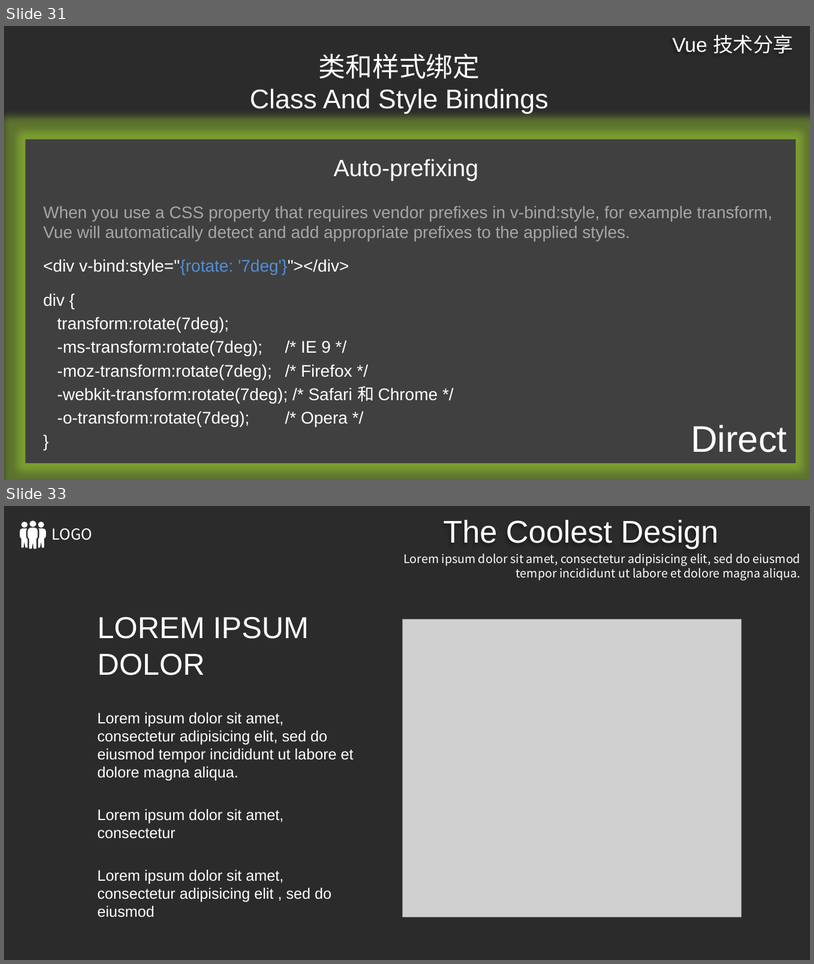
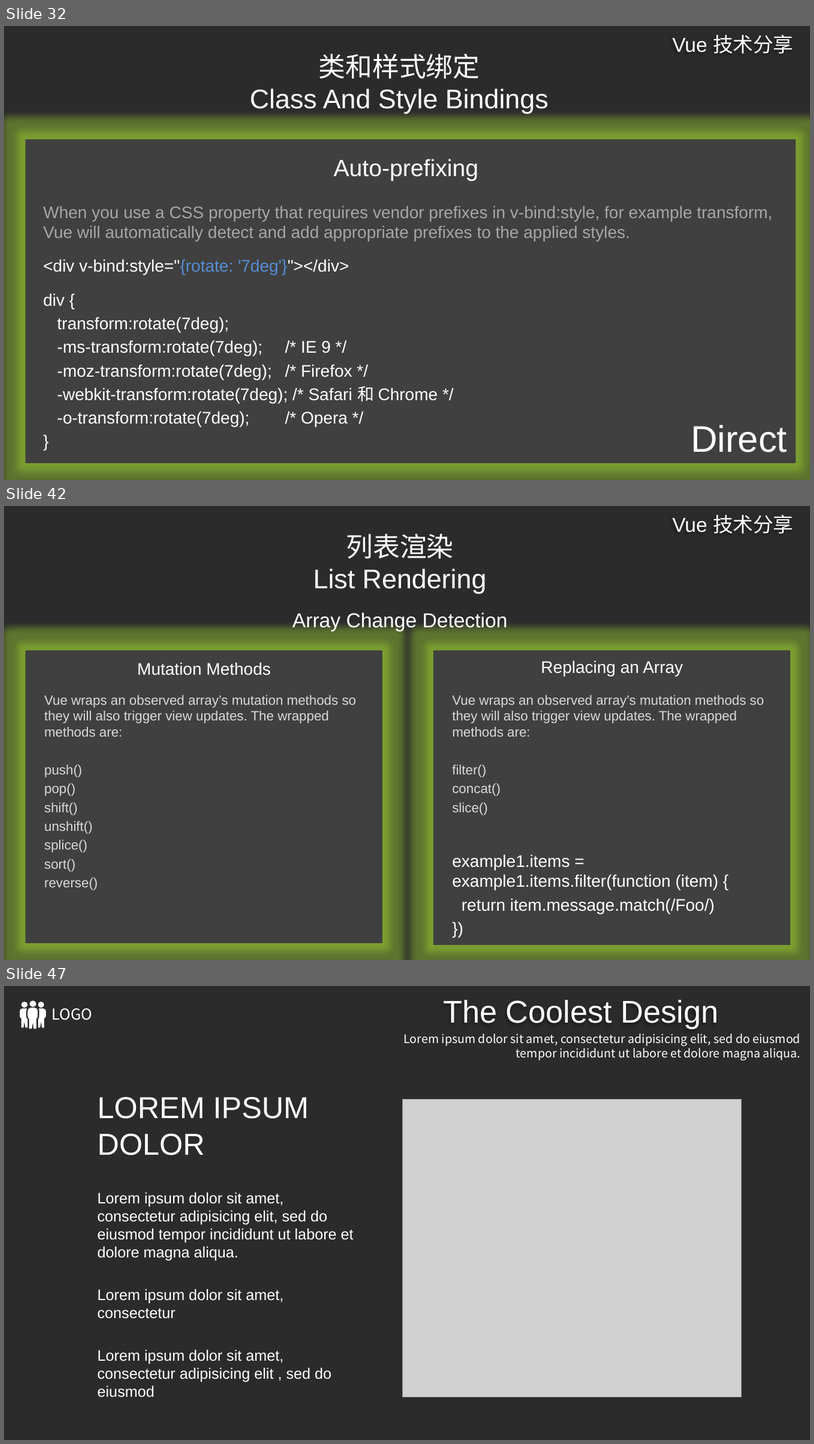
Before and after one commit to ldjdd/traing-library, a slide deck: vue/演示文稿.pptx. Shown one above the other, each under a label of ours: slides 31 and 33 before the commit, slides 32, 42 and 47 after it; the slides between them are not shown. The pictures are 814x964 and 814x1444 pixels, drawn with LibreOffice and Linux fonts; fonts in the diff are those of the drawing; grey boxes stand for pictures; background and template pictures are left out; a plain dark background stands for a picture behind light text. Boxes give left, top, right and bottom in pixels: in the first picture for what was removed or moved away, otherwise in the second. Text is boxed around its words. In the diff, an @@ line names an element or a change of style, - is before the commit and + after.

```diff
--- a/vue/演示文稿.pptx
+++ b/vue/演示文稿.pptx
@@ slide 42 added at box(4, 506, 810, 960), background picture (left out); not listed: 1 template element that a slide beside it also shows @@
@@ title added at box(314, 534, 487, 594), 32 pt, text #FFFFFF @@
+列表渲染
+List Rendering
@@ text added at box(293, 612, 508, 631), 24 pt, text #FFFFFF @@
+Array Change Detection
@@ rectangle added at box(25, 650, 382, 943), fill #404040 @@
@@ text added at box(137, 662, 271, 675), 20 pt, text #FFFFFF @@
+Mutation Methods
@@ rectangle added at box(434, 650, 791, 945), fill #404040 @@
@@ text added at box(541, 660, 683, 676), 20 pt, text #FFFFFF @@
+Replacing an Array
@@ text added at box(44, 695, 357, 890), 16 pt, text #D9D9D9 @@
+Vue wraps an observed array’s mutation methods so they will also trigger view updates. The wrapped methods are:
+push()
+pop()
+shift()
+unshift()
+splice()
+sort()
+reverse()
@@ text added at box(452, 695, 765, 815), 16 pt, text #D9D9D9 @@
+Vue wraps an observed array’s mutation methods so they will also trigger view updates. The wrapped methods are:
+filter()
+concat()
+slice()
@@ text added at box(452, 854, 719, 913), 20 pt, text #FFFFFF @@
+example1.items = example1.items.filter(function (item) {
+return item.message.match(/Foo/)
+})
@@ what was slide 31 is now slide 32 @@
@@ what was slide 33 is now slide 47 @@
```
Also in this commit, not shown: 1 slide changed, 14 other slides added, 1 slide removed.
